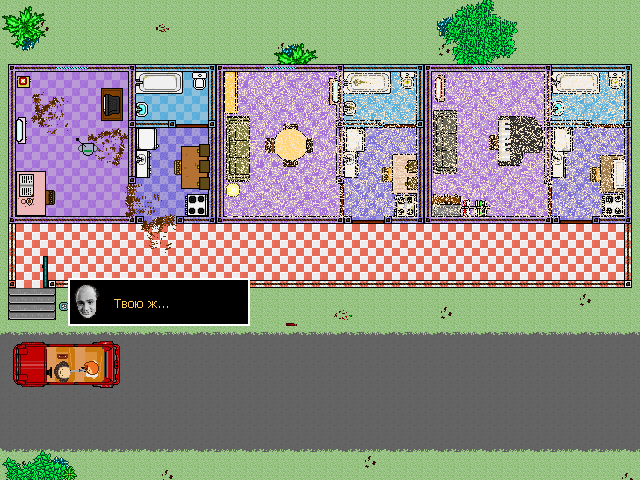
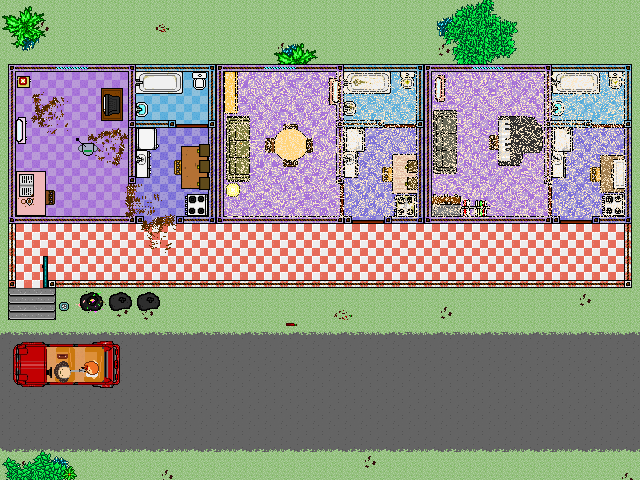
Before/after of a 640 × 480 layered artwork. What changed in the layer stack:
removed group "Group 2" (1st of 2) (3 layers) over [68, 278, 250, 326]
removed layer "Layer 28" (1st of 2, in "Group 2") from group "Group 2" over [73, 284, 100, 319]
removed layer "Твою ж..." from group "Group 2" over [114, 299, 168, 308]
removed layer "Layer 27" (1st of 2, in "Group 2") from group "Group 2" over [68, 278, 250, 326]
